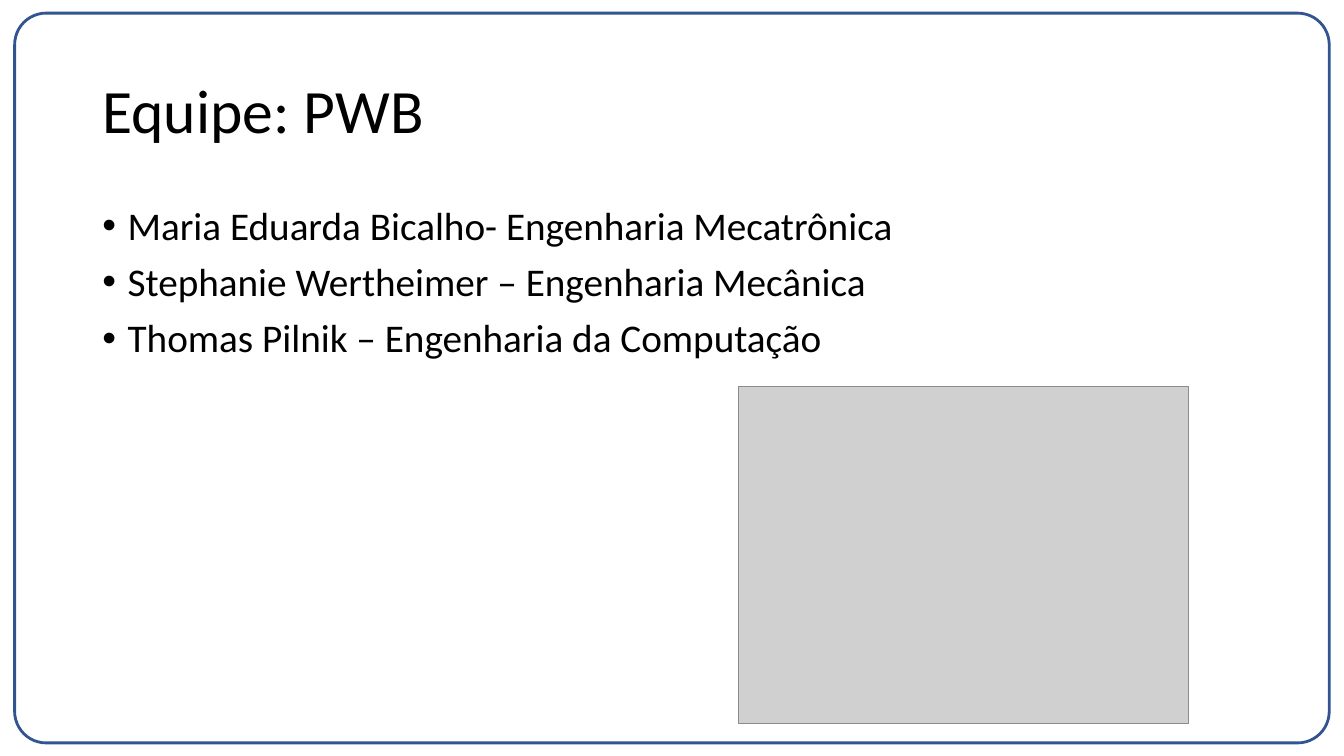
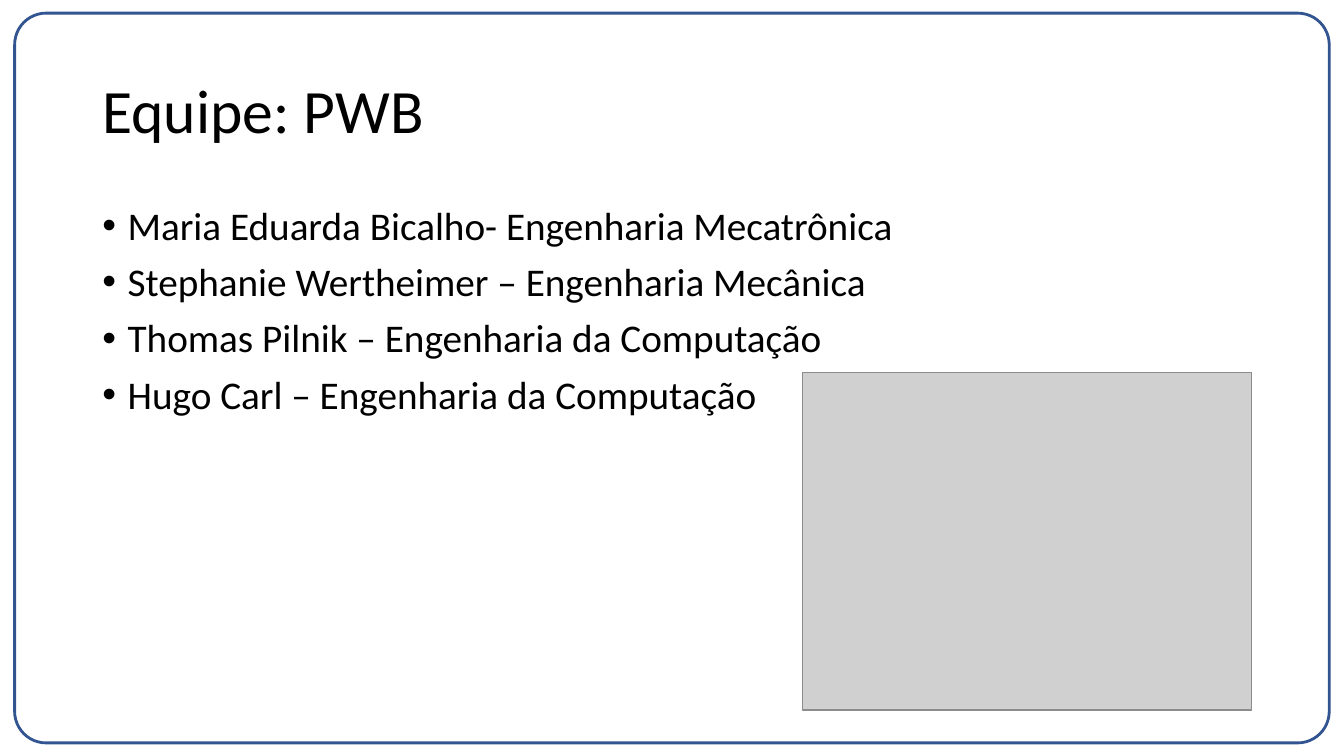
Before and after one commit to pilnikthomas/CDA_P1, a slide deck: slide 2 of Entrega02.pptx. Drawn at 1344x756 pixels with LibreOffice and Linux fonts; fonts in the diff are those of the drawing; grey boxes stand for pictures. Boxes give left, top, right and bottom in pixels: in the first picture for what was removed or moved away, otherwise in the second. Text is boxed around its words. In the diff, an @@ line names an element or a change of style, - is before the commit and + after.

```diff
--- a/Entrega02.pptx
+++ b/Entrega02.pptx
@@ text at box(128, 381, 756, 416): paragraph added @@
+• Hugo Carl – Engenharia da Computação
@@ picture: place and size @@
-picture at box(739, 386, 1189, 723)
+picture at box(803, 373, 1252, 710)
```
Also in this commit, not shown: 1 other slide changed, 23 other files.
